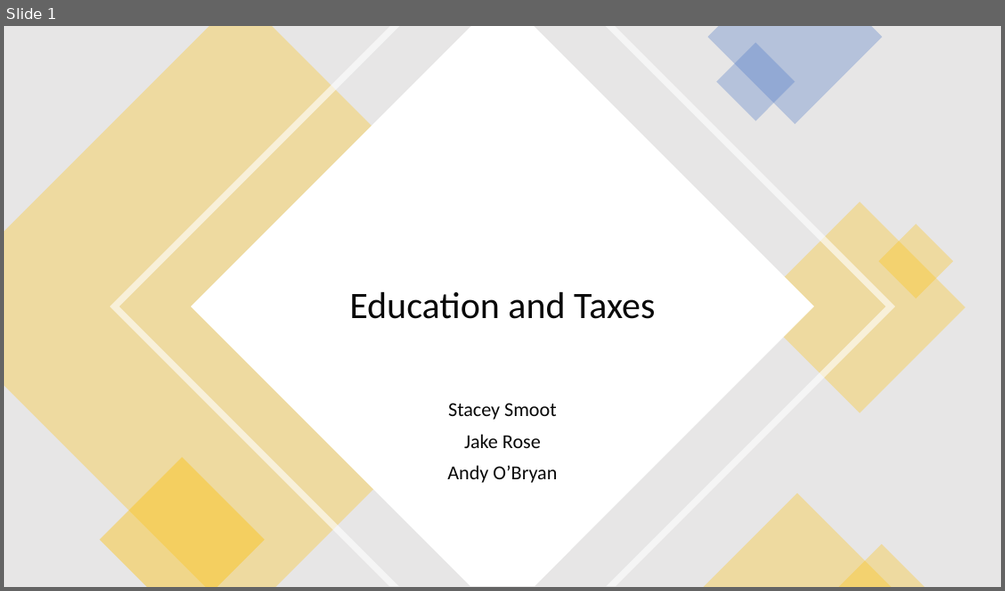
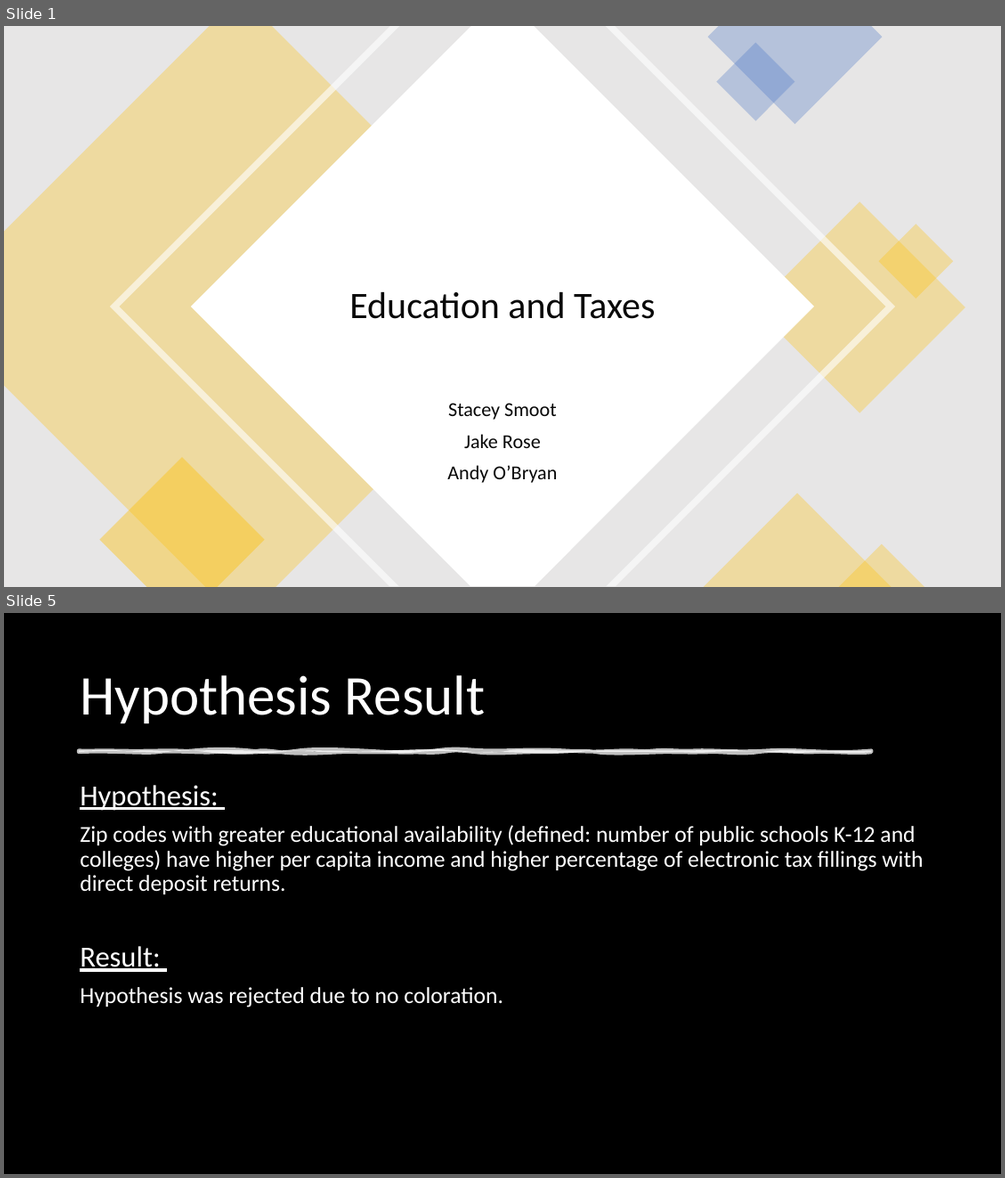
Before and after one commit to staceyj118/Education_and_Taxes, a slide deck: Education and Taxes.pptx. Shown one above the other, each under a label of ours: slide 1 before the commit, slides 1 and 5 after it; the slides between them are not shown. The pictures are 1005x591 and 1005x1178 pixels, drawn with LibreOffice and Linux fonts; fonts in the diff are those of the drawing; background and template pictures are left out. Boxes give left, top, right and bottom in pixels: in the first picture for what was removed or moved away, otherwise in the second. Text is boxed around its words. In the diff, an @@ line names an element or a change of style, - is before the commit and + after.

```diff
--- a/Education and Taxes.pptx
+++ b/Education and Taxes.pptx
@@ slide 5 added at [4,613,1001,1174], background picture (left out) @@
@@ title added at [80,675,485,723], 54 pt, text #FFFFFF @@
+Hypothesis Result
@@ freeform shape added at [79,751,872,752], fill #FFFFFF at 75% opacity, outline #FFFFFF 3.5 pt @@
@@ text added at [80,785,922,1007], 22 pt, text #FFFFFF @@
+Hypothesis:
+Zip codes with greater educational availability (defined: number of public schools K-12 and colleges) have higher per capita income and higher percentage of electronic tax fillings with direct deposit returns.
+Result:
+Hypothesis was rejected due to no coloration.
```
Also in this commit, not shown: 2 slides changed, 3 other slides added, 4 other files.
